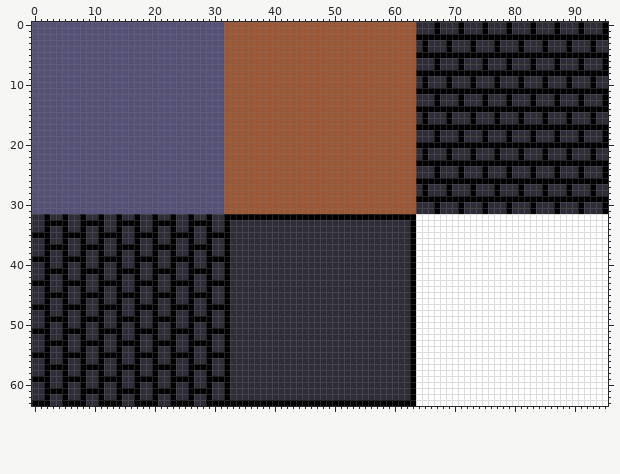
Sprite sheet -- sprites/tilemapstealth.png. Above: the version before the commit.
The file is 96x64 pixels. Colours within 5 levels of each other are drawn and written as one.
Once edited:
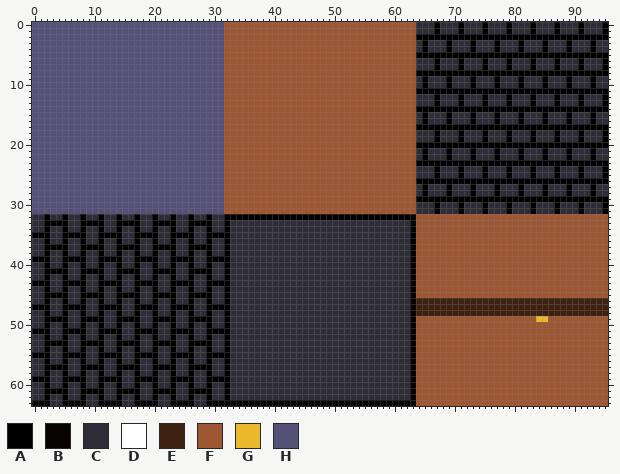
Palette (. is transparent): A #000000  B #070403  C #2d2c37  D #ffffff  E #3f2111  F #9d5732  G #eab82c  H #545078
Difference:
@@ x 61..95 @@
 30 FFFCCCACCCACCCACCCACCCACCCACCCACCCA
-31 FFFCCCACCCACCCACCCACCCACCCACCCACCCA
-32 AAADDDDDDDDDDDDDDDDDDDDDDDDDDDDDDDD
-33 CCADDDDDDDDDDDDDDDDDDDDDDDDDDDDDDDD
-34 CCADDDDDDDDDDDDDDDDDDDDDDDDDDDDDDDD
-35 CCADDDDDDDDDDDDDDDDDDDDDDDDDDDDDDDD
-36 CCADDDDDDDDDDDDDDDDDDDDDDDDDDDDDDDD
-37 CCADDDDDDDDDDDDDDDDDDDDDDDDDDDDDDDD
-38 CCADDDDDDDDDDDDDDDDDDDDDDDDDDDDDDDD
-39 CCADDDDDDDDDDDDDDDDDDDDDDDDDDDDDDDD
-40 CCADDDDDDDDDDDDDDDDDDDDDDDDDDDDDDDD
-41 CCADDDDDDDDDDDDDDDDDDDDDDDDDDDDDDDD
-42 CCADDDDDDDDDDDDDDDDDDDDDDDDDDDDDDDD
-43 CCADDDDDDDDDDDDDDDDDDDDDDDDDDDDDDDD
-44 CCADDDDDDDDDDDDDDDDDDDDDDDDDDDDDDDD
-45 CCADDDDDDDDDDDDDDDDDDDDDDDDDDDDDDDD
-46 CCADDDDDDDDDDDDDDDDDDDDDDDDDDDDDDDD
-47 CCADDDDDDDDDDDDDDDDDDDDDDDDDDDDDDDD
-48 CCADDDDDDDDDDDDDDDDDDDDDDDDDDDDDDDD
-49 CCADDDDDDDDDDDDDDDDDDDDDDDDDDDDDDDD
-50 CCADDDDDDDDDDDDDDDDDDDDDDDDDDDDDDDD
-51 CCADDDDDDDDDDDDDDDDDDDDDDDDDDDDDDDD
-52 CCADDDDDDDDDDDDDDDDDDDDDDDDDDDDDDDD
-53 CCADDDDDDDDDDDDDDDDDDDDDDDDDDDDDDDD
-54 CCADDDDDDDDDDDDDDDDDDDDDDDDDDDDDDDD
-55 CCADDDDDDDDDDDDDDDDDDDDDDDDDDDDDDDD
-56 CCADDDDDDDDDDDDDDDDDDDDDDDDDDDDDDDD
-57 CCADDDDDDDDDDDDDDDDDDDDDDDDDDDDDDDD
-58 CCADDDDDDDDDDDDDDDDDDDDDDDDDDDDDDDD
-59 CCADDDDDDDDDDDDDDDDDDDDDDDDDDDDDDDD
-60 CCADDDDDDDDDDDDDDDDDDDDDDDDDDDDDDDD
-61 CCADDDDDDDDDDDDDDDDDDDDDDDDDDDDDDDD
-62 CCADDDDDDDDDDDDDDDDDDDDDDDDDDDDDDDD
-63 AAADDDDDDDDDDDDDDDDDDDDDDDDDDDDDDDD
+31 FFFCCCBCCCBCCCBCCCBCCCBCCCBCCCBCCCB
+32 AABFFFFFFFFFFFFFFFFFFFFFFFFFFFFFFFF
+33 CCBFFFFFFFFFFFFFFFFFFFFFFFFFFFFFFFF
+34 CCBFFFFFFFFFFFFFFFFFFFFFFFFFFFFFFFF
+35 CCAFFFFFFFFFFFFFFFFFFFFFFFFFFFFFFFF
+36 CCAFFFFFFFFFFFFFFFFFFFFFFFFFFFFFFFF
+37 CCBFFFFFFFFFFFFFFFFFFFFFFFFFFFFFFFF
+38 CCBFFFFFFFFFFFFFFFFFFFFFFFFFFFFFFFF
+39 CCBFFFFFFFFFFFFFFFFFFFFFFFFFFFFFFFF
+40 CCBFFFFFFFFFFFFFFFFFFFFFFFFFFFFFFFF
+41 CCBFFFFFFFFFFFFFFFFFFFFFFFFFFFFFFFF
+42 CCBFFFFFFFFFFFFFFFFFFFFFFFFFFFFFFFF
+43 CCBFFFFFFFFFFFFFFFFFFFFFFFFFFFFFFFF
+44 CCBFFFFFFFFFFFFFFFFFFFFFFFFFFFFFFFF
+45 CCBFFFFFFFFFFFFFFFFFFFFFFFFFFFFFFFF
+46 CCBEEEEEEEEEEEEEEEEEEEEEEEEEEEEEEEE
+47 CCBEEEEEEEEEEEEEEEEEEEEEEEEEEEEEEEE
+48 CCBEEEEEEEEEEEEEEEEEEEEEEEEEEEEEEEE
+49 CCBFFFFFFFFFFFFFFFFFFFFGGFFFFFFFFFF
+50 CCBFFFFFFFFFFFFFFFFFFFFFFFFFFFFFFFF
+51 CCBFFFFFFFFFFFFFFFFFFFFFFFFFFFFFFFF
+52 CCBFFFFFFFFFFFFFFFFFFFFFFFFFFFFFFFF
+53 CCBFFFFFFFFFFFFFFFFFFFFFFFFFFFFFFFF
+54 CCBFFFFFFFFFFFFFFFFFFFFFFFFFFFFFFFF
+55 CCBFFFFFFFFFFFFFFFFFFFFFFFFFFFFFFFF
+56 CCBFFFFFFFFFFFFFFFFFFFFFFFFFFFFFFFF
+57 CCBFFFFFFFFFFFFFFFFFFFFFFFFFFFFFFFF
+58 CCBFFFFFFFFFFFFFFFFFFFFFFFFFFFFFFFF
+59 CCBFFFFFFFFFFFFFFFFFFFFFFFFFFFFFFFF
+60 CCBFFFFFFFFFFFFFFFFFFFFFFFFFFFFFFFF
+61 CCBFFFFFFFFFFFFFFFFFFFFFFFFFFFFFFFF
+62 CCBFFFFFFFFFFFFFFFFFFFFFFFFFFFFFFFF
+63 AABFFFFFFFFFFFFFFFFFFFFFFFFFFFFFFFF
Boxes around the changes in both pictures, in picture pixels (x1, y1, x2, y2):
changed: (410, 208, 608, 406)
